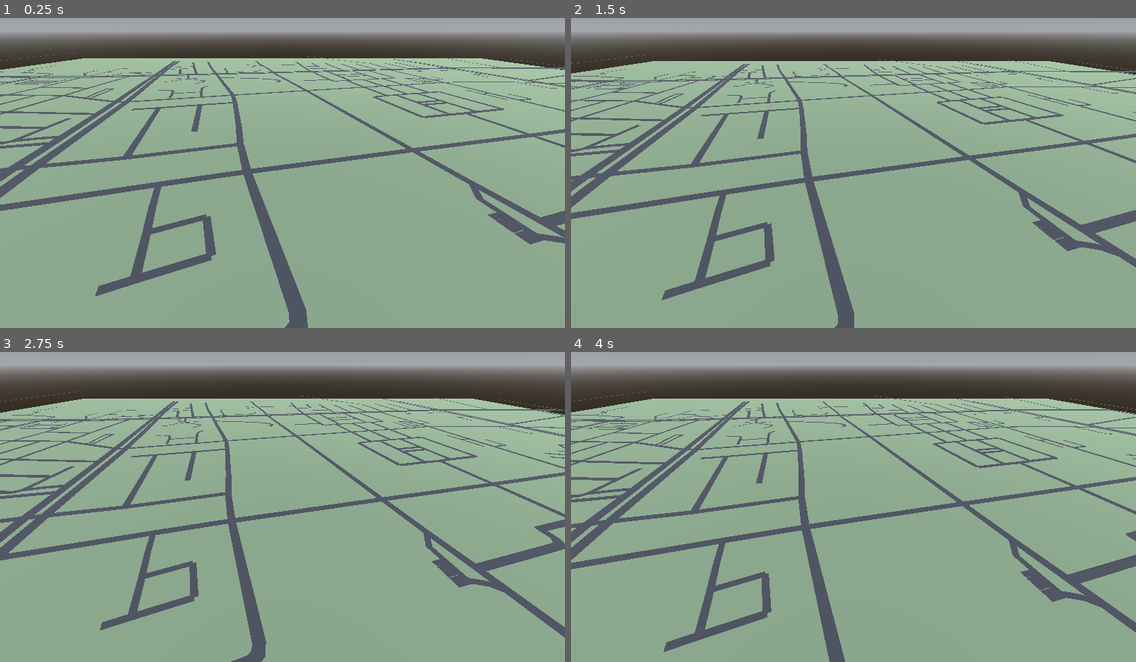
Above: before the commit, frames 1-4 (two rows, left to right).
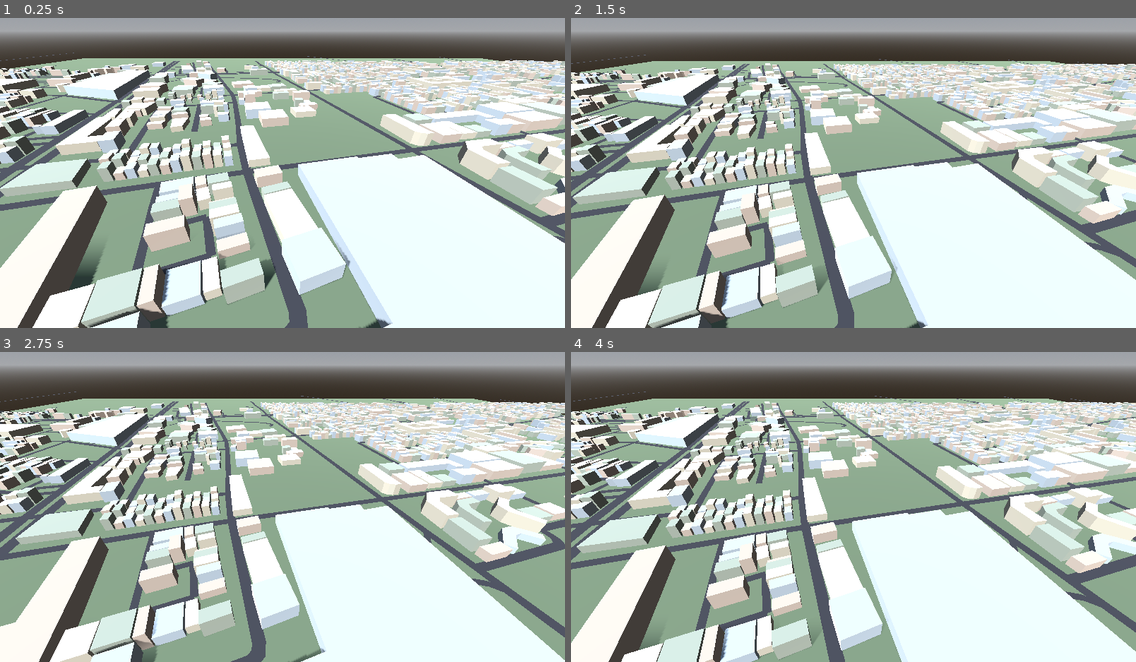
Above: after the commit, the same moments.

Repository: Stive8/RealDriver
Game: Godot game, scene res://scenes/main.tscn
Two runs of this game, one before a commit and one after it. Both use one fixed random seed, a clock stepped at 60 frames per second and the inputs below.
Inputs (mouse positions are in pixels of both pictures, inside the frame that each line leads up to):
- Up to frame 1 (0.25 s): no input
- Up to frame 2 (1.5 s): tap Enter at 0.5 s; move the mouse to (977, 154) at 0.52 s; hold D 0.53-1.28 s; hold E 0.53-1.28 s; click (977, 154) at 0.67 s; move the mouse to (740, 185) at 1.27 s; hold S from 1.28 s (still down); tap Q at 1.35 s
- Up to frame 3 (2.75 s): move the mouse to (339, 432) at 2.02 s; release S at 2.03 s; hold D from 2.03 s (still down); hold E from 2.03 s (still down)
- Up to frame 4 (4 s): move the mouse to (825, 565) at 2.77 s; release D at 2.78 s; release E at 2.78 s; hold W 2.78-3.53 s; tap Q at 2.85 s; click (825, 565) at 2.92 s; move the mouse to (1023, 550) at 3.52 s; hold A from 3.53 s (still down); hold E from 3.53 s (still down)

The runs differ from the first frame. In frame 1, 60% of the frame differs, in the area x 0-100%, y 13-100%; in frame 2, 58%; in frame 3, 53%; in frame 4, 55%.

Commit message:
feat: fase 3 - generar malla de edificios desde map.json (BuildingBuilder)
Corrige tambien el devanado de caras (techo y paredes se veian desde
adentro y se culleaban desde afuera) y el suavizado de normales entre
pared y techo, verificado renderizando en aislamiento contra fondo de
color puro.

Diff:
--- /dev/null
+++ b/godot/materials/building.tres
@@ -0,0 +1,5 @@
+[gd_resource type="StandardMaterial3D" format=3]
+
+[resource]
+vertex_color_use_as_albedo = true
+roughness = 1.0
--- /dev/null
+++ b/godot/scripts/building_builder.gd
@@ -0,0 +1,121 @@
+class_name BuildingBuilder
+extends RefCounted
+
+const BUILDING_MATERIAL_PATH := "res://materials/building.tres"
+const PALETTE: Array[Color] = [
+	Color("c9b8a8"),
+	Color("b8c4cc"),
+	Color("cfc7b2"),
+	Color("a8b0a0"),
+]
+
+
+static func build(buildings: Array) -> MeshInstance3D:
+	var st := SurfaceTool.new()
+	st.begin(Mesh.PRIMITIVE_TRIANGLES)
+	# generate_normals() promedia la normal de vértices que comparten posición
+	# (p.ej. la esquina donde una pared se junta con el techo), lo que da
+	# normales inclinadas ahí y hace que pared y techo se vean como una sola
+	# superficie doblada en vez de dos caras planas. -1 desactiva ese
+	# suavizado para toda la malla.
+	st.set_smooth_group(-1)
+
+	var built_count := 0
+	var discarded_count := 0
+
+	for building in buildings:
+		var points := _clean_footprint(building["footprint"])
+		if points.size() < 3:
+			discarded_count += 1
+			continue
+
+		var height: float = float(building["height"])
+		var color: Color = PALETTE[int(building["id"]) % PALETTE.size()]
+
+		if _add_building(st, points, height, color):
+			built_count += 1
+		else:
+			discarded_count += 1
+
+	st.generate_normals()
+	st.set_material(load(BUILDING_MATERIAL_PATH))
+	var mesh := st.commit()
+
+	print("BuildingBuilder: %d edificios, %d descartados" % [built_count, discarded_count])
+
+	var mesh_instance := MeshInstance3D.new()
+	mesh_instance.name = "Buildings"
+	mesh_instance.mesh = mesh
+	return mesh_instance
+
+
+static func _clean_footprint(footprint: Array) -> Array[Vector2]:
+	var points: Array[Vector2] = []
+	for p in footprint:
+		points.append(Vector2(p[0], p[1]))
+
+	if points.size() > 1 and points[0].is_equal_approx(points[points.size() - 1]):
+		points.remove_at(points.size() - 1)
+
+	# Solo importa que TODOS los edificios queden en una orientación
+	# consistente entre sí (los datos de OSM no garantizan un sentido fijo);
+	# cuál de las dos se elija aquí es arbitrario siempre que _add_building
+	# use la fórmula de devanado acorde (comprobada por render en
+	# aislamiento, ver comentario en _add_building).
+	if _signed_area_xz(points) > 0.0:
+		points.reverse()
+
+	return points
+
+
+static func _signed_area_xz(points: Array[Vector2]) -> float:
+	var area := 0.0
+	var n := points.size()
+	for i in range(n):
+		var a := points[i]
+		var b := points[(i + 1) % n]
+		area += a.x * b.y - b.x * a.y
+	return area
+
+
+static func _add_building(st: SurfaceTool, points: Array[Vector2], height: float, color: Color) -> bool:
+	var polygon := PackedVector2Array(points)
+	var triangles := Geometry2D.triangulate_polygon(polygon)
+	if triangles.is_empty():
+		return false
+
+	st.set_color(color)
+
+	for i in range(0, triangles.size(), 3):
+		st.add_vertex(_to_world(points[triangles[i]], height))
+		st.add_vertex(_to_world(points[triangles[i + 1]], height))
+		st.add_vertex(_to_world(points[triangles[i + 2]], height))
+
+	# El orden (bottom0, top1, bottom1) / (bottom0, top0, top1) -no
+	# (bottom0, bottom1, top1)- es el que deja la cara visible mirando hacia
+	# afuera del edificio. Comprobado renderizando en aislamiento un solo
+	# muro real (con un fondo de color puro y sin luz ambigua) desde ambos
+	# lados: con el orden "obvio" (bottom0, bottom1, top1) el muro se veía
+	# desde ADENTRO y se culleaba desde afuera.
+	var n := points.size()
+	for i in range(n):
+		var p0 := points[i]
+		var p1 := points[(i + 1) % n]
+		var bottom0 := _to_world(p0, 0.0)
+		var bottom1 := _to_world(p1, 0.0)
+		var top0 := _to_world(p0, height)
+		var top1 := _to_world(p1, height)
+
+		st.add_vertex(bottom0)
+		st.add_vertex(top1)
+		st.add_vertex(bottom1)
+
+		st.add_vertex(bottom0)
+		st.add_vertex(top0)
+		st.add_vertex(top1)
+
+	return true
+
+
+static func _to_world(p: Vector2, y: float) -> Vector3:
+	return Vector3(p.x, y, p.y)
--- a/godot/scripts/map_loader.gd
+++ b/godot/scripts/map_loader.gd
@@ -25,5 +25,8 @@
 	var roads_mesh := RoadBuilder.build(roads)
 	add_child(roads_mesh)
 
+	var buildings_mesh := BuildingBuilder.build(buildings)
+	add_child(buildings_mesh)
+
 	var elapsed_ms := Time.get_ticks_msec() - start_ms
 	print("%d vías, %d edificios, %d ms" % [roads.size(), buildings.size(), elapsed_ms])
Not shown, added: godot/scripts/building_builder.gd.uid
